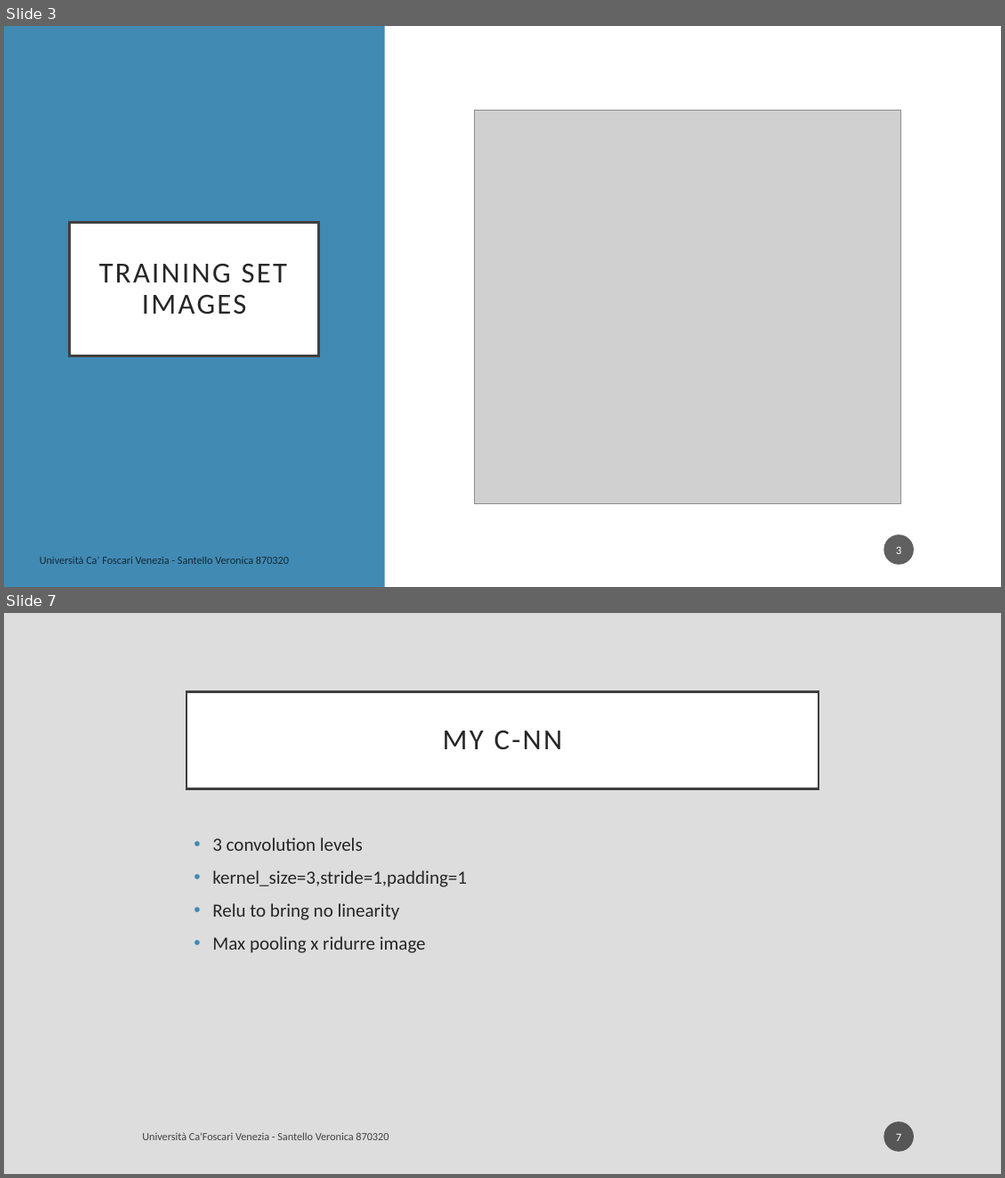
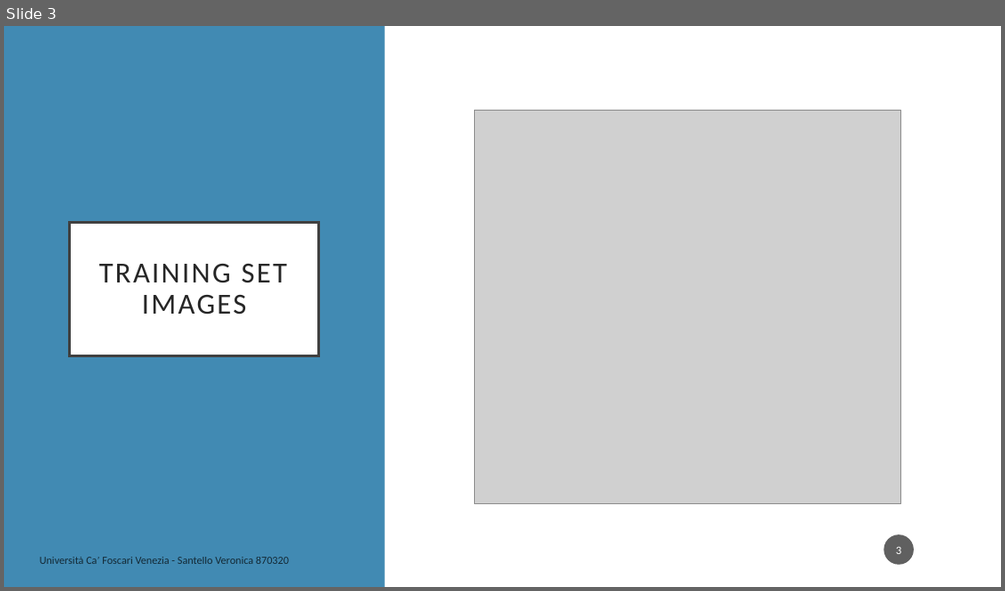
Before and after one commit to VeronicaSantello/Road-Sign-Classifier, a slide deck: road sign recognition.pptx. Shown one above the other, each under a label of ours: slides 3 and 7 before the commit, slide 3 after it; the slides between them are not shown. The pictures are 1005x1178 and 1005x591 pixels, drawn with LibreOffice and Linux fonts; fonts in the diff are those of the drawing; grey boxes stand for pictures. Boxes give left, top, right and bottom in pixels: in the first picture for what was removed or moved away, otherwise in the second. Text is boxed around its words. In the diff, an @@ line names an element or a change of style, - is before the commit and + after.

```diff
--- a/road sign recognition.pptx
+++ b/road sign recognition.pptx
@@ slide 7 removed at [4,613,1001,1174], background #DDDDDD @@
@@ title removed at [186,691,818,788] @@
-MY C-NN
@@ text removed at [212,837,467,953] @@
-• 3 convolution levels
-• kernel_size=3,stride=1,padding=1
-• Relu to bring no linearity
-• Max pooling x ridurre image
@@ text removed at [142,1132,388,1140] @@
-Università Ca'Foscari Venezia - Santello Veronica 870320
@@ page number removed at [884,1121,914,1151] @@
-7
```
Also in this commit, not shown: 4 slides changed, 3 slides added, 1 other slide removed.
